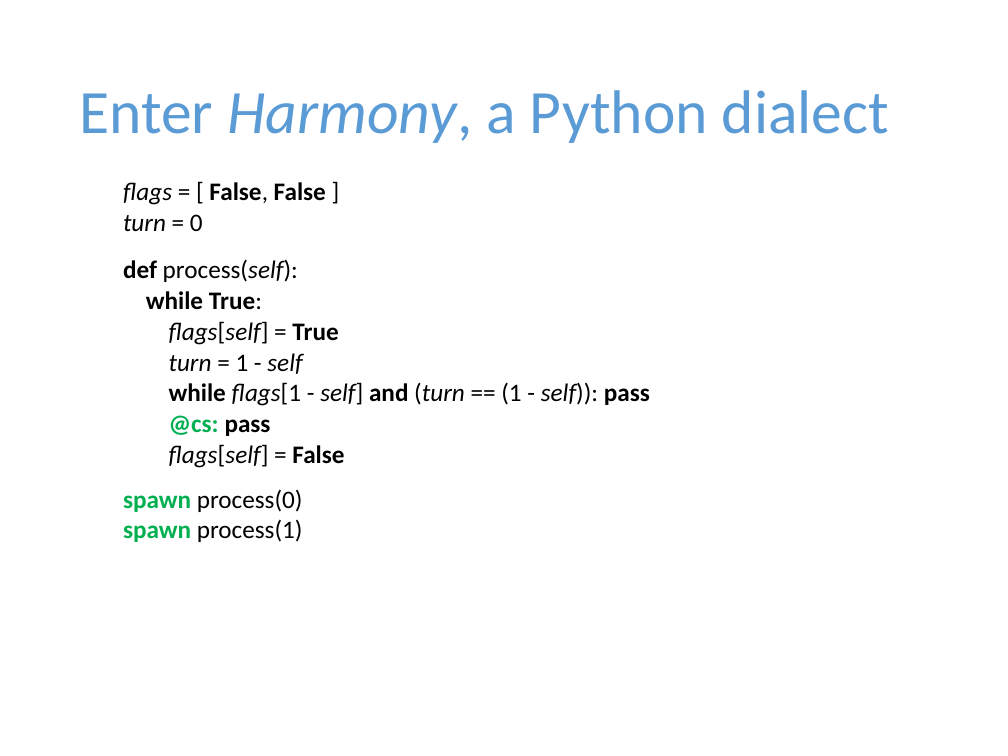
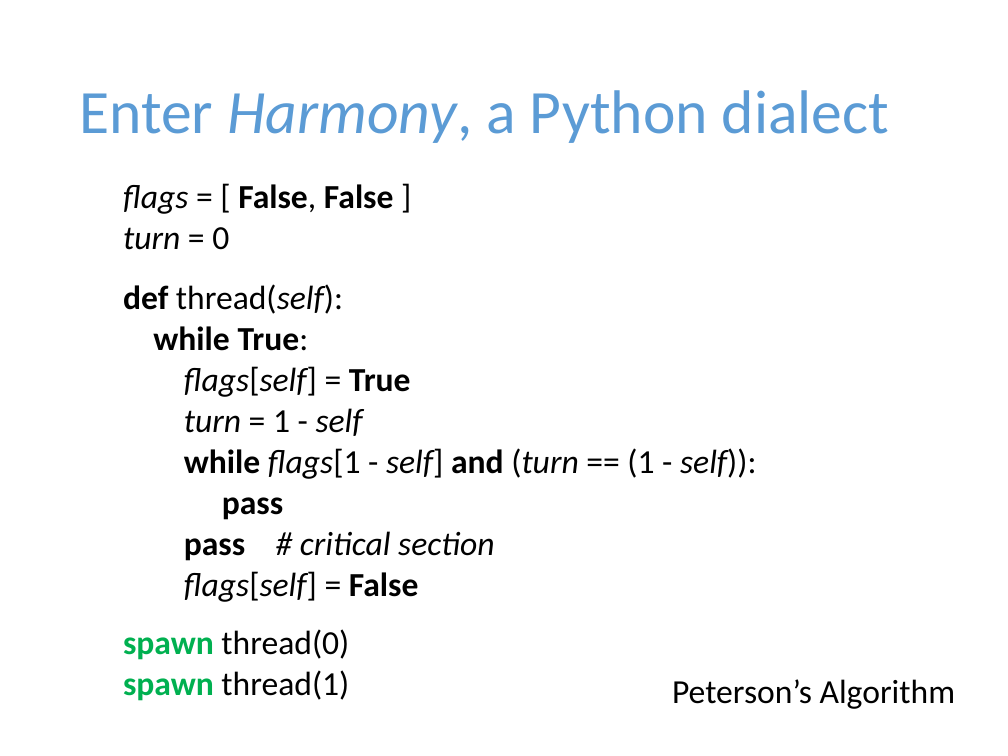
Before and after one commit to harmonylang/harmony, a slide deck: slide 6 of Harmony.pptx. Drawn at 1008x756 pixels with LibreOffice and Linux fonts; fonts in the diff are those of the drawing. Boxes give left, top, right and bottom in pixels: in the first picture for what was removed or moved away, otherwise in the second. Text is boxed around its words. In the diff, an @@ line names an element or a change of style, - is before the commit and + after.

Commit message:
Latest slides

```diff
--- a/Harmony.pptx
+++ b/Harmony.pptx
@@ table at [113, 171, 908, 756] @@
-row 1, column 1: flags = [ False, False ] / turn = 0 / def process(self): / while True: / flags[self] = True / turn = 1 - self / while flags[1 - self] and (turn == (1 - self)): pass / @cs: pass / flags[self] = False / spawn process(0) / spawn process(1)
+row 1, column 1: flags = [ False, False ] / turn = 0 / def thread(self): / while True: / flags[self] = True / turn = 1 - self / while flags[1 - self] and (turn == (1 - self)): / pass / pass # critical section / flags[self] = False / spawn thread(0) / spawn thread(1)
+row 3: 
@@ text added at [672, 679, 956, 709], 24 pt, text #000000 @@
+Peterson’s Algorithm
```
Also in this commit, not shown: 1 other slide changed.
